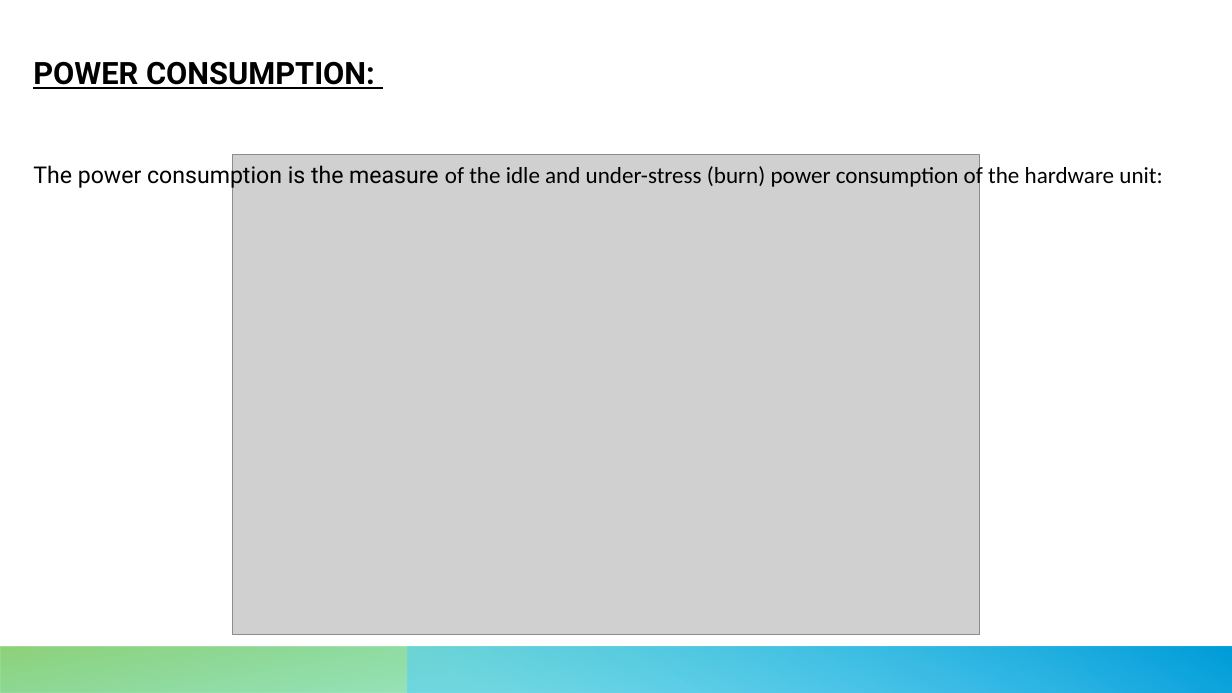
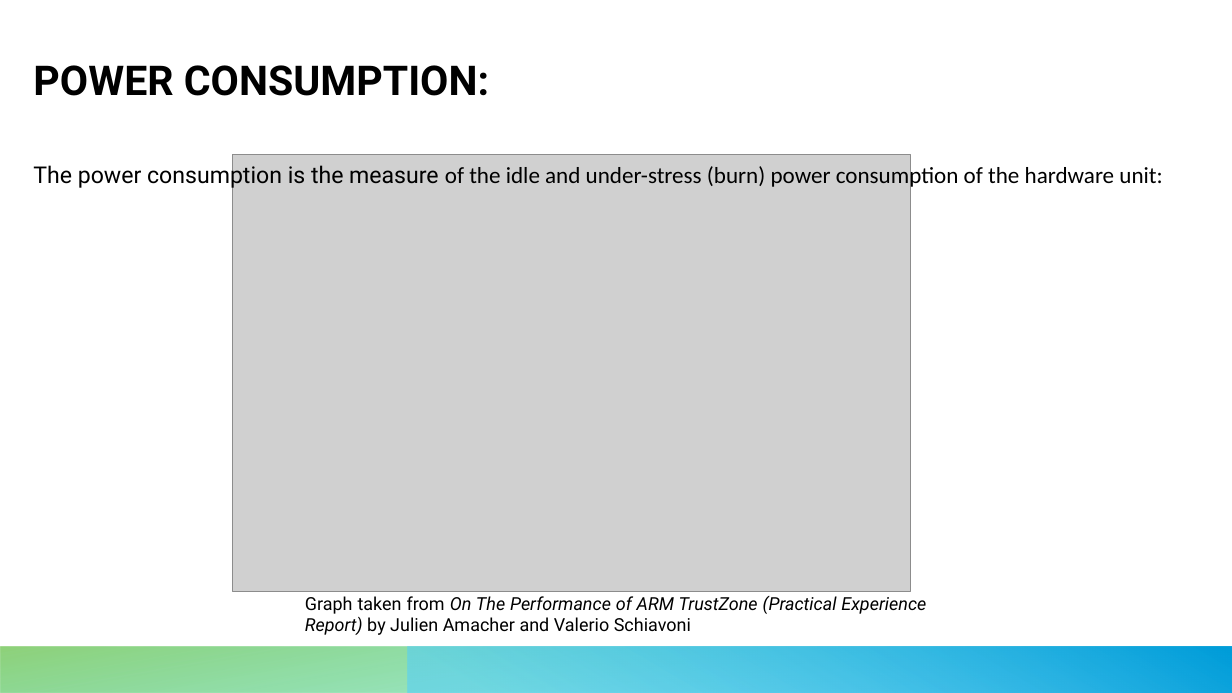
Before and after one commit to leonardopoggiani/Appunti, a slide deck: slide 25 of ComputerArchitecture/Presentazione/Presentazione_2.pptx. Drawn at 1232x693 pixels with LibreOffice and Linux fonts; fonts in the diff are those of the drawing; grey boxes stand for pictures. Boxes give left, top, right and bottom in pixels: in the first picture for what was removed or moved away, otherwise in the second. Text is boxed around its words. In the diff, an @@ line names an element or a change of style, - is before the commit and + after.

```diff
--- a/ComputerArchitecture/Presentazione/Presentazione_2.pptx
+++ b/ComputerArchitecture/Presentazione/Presentazione_2.pptx
@@ text "POWER CONSUMPTION:" at bbox=[33, 65, 489, 96]: size 24 to 32 pt, underline off @@
@@ picture: place and size @@
-picture at bbox=[233, 155, 980, 635]
+picture at bbox=[233, 155, 910, 592]
@@ text added at bbox=[305, 596, 926, 635], 14 pt, text #000000, italic @@
+Graph taken from On The Performance of ARM TrustZone (Practical Experience Report) by Julien Amacher and Valerio Schiavoni
```
Also in this commit, not shown: 24 other slides changed, 9 slides added, 7 slides removed, 3 other files.
